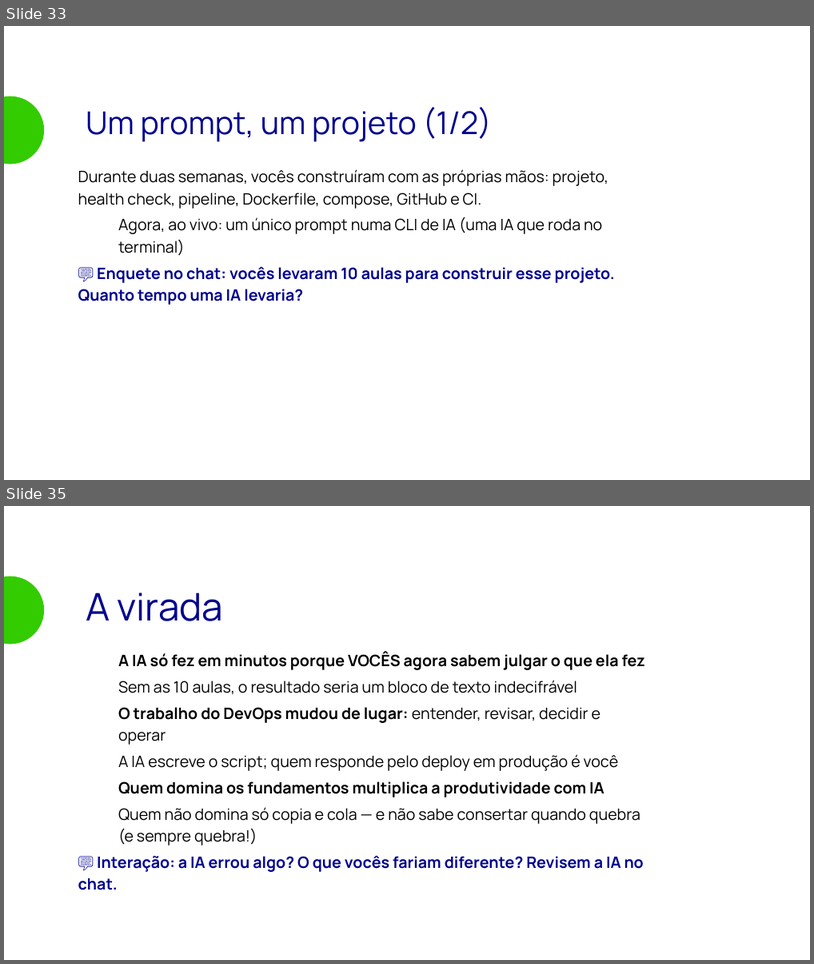
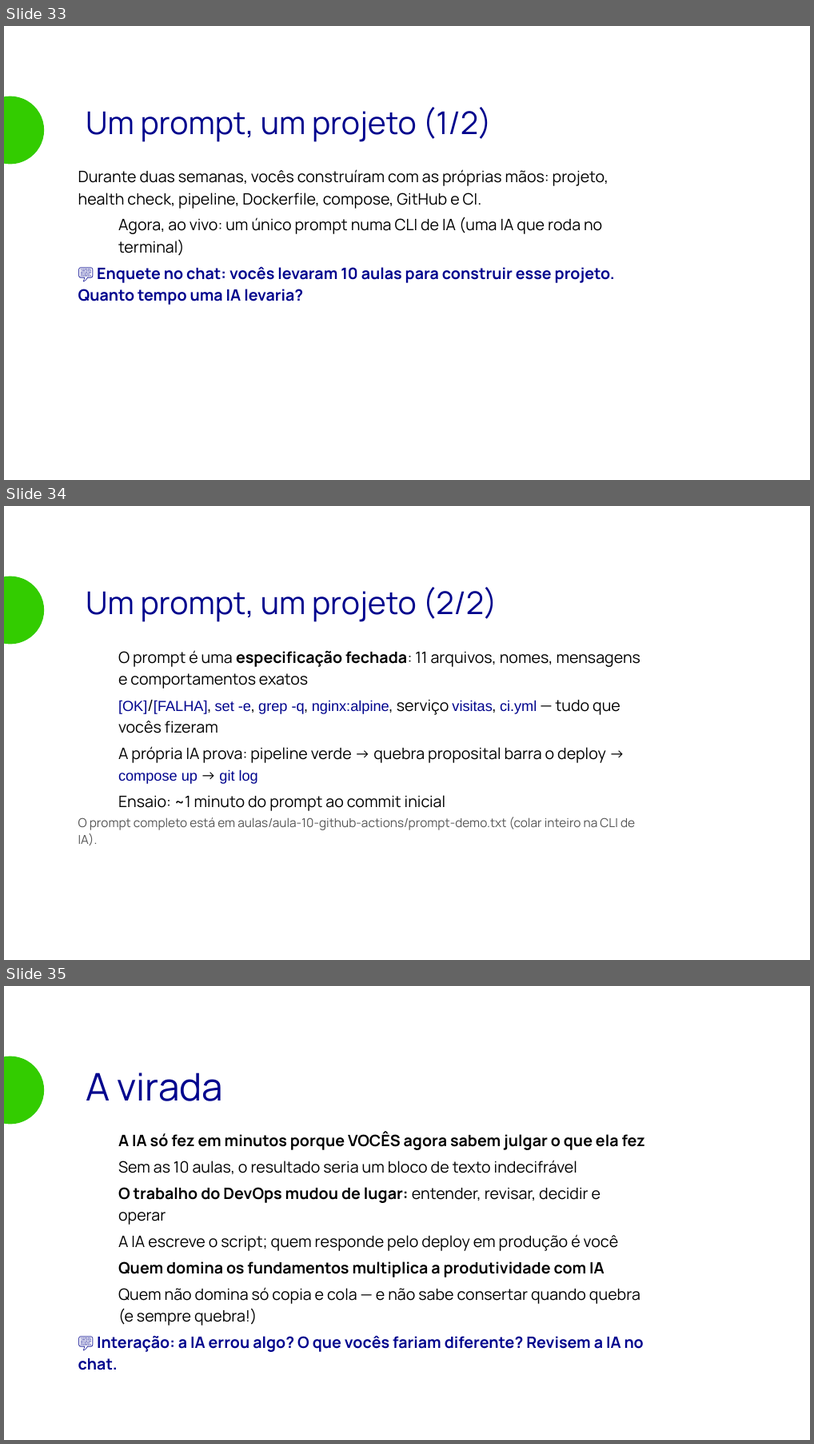
Before and after one commit to matera-vrn/bootcamp-devops-2026, a slide deck: aulas/aula-10-github-actions/slides/aula-10.odp. Shown one above the other, each under a label of ours: slides 33 and 35 before the commit, slides 33, 34 and 35 after it; the slides between them are not shown. The pictures are 814x964 and 814x1444 pixels, drawn with LibreOffice and Linux fonts; fonts in the diff are those of the drawing; background and template pictures are left out. Boxes give left, top, right and bottom in pixels: in the first picture for what was removed or moved away, otherwise in the second. Text is boxed around its words. In the diff, an @@ line names an element or a change of style, - is before the commit and + after.

```diff
--- a/aulas/aula-10-github-actions/slides/aula-10.odp
+++ b/aulas/aula-10-github-actions/slides/aula-10.odp
@@ slide 34 added at (4, 506, 810, 960), background picture (left out) @@
@@ ellipse added at (4, 576, 44, 644), fill #33CC00 @@
@@ text added at (86, 587, 498, 622), 28 pt, text #00048D @@
+Um prompt, um projeto (2/2)
@@ text added at (118, 650, 641, 811), 14 pt, text #000000 @@
+● O prompt é uma especificação fechada: 11 arquivos, nomes, mensagens e comportamentos exatos
+● [OK]/[FALHA], set -e, grep -q, nginx:alpine, serviço visitas, ci.yml — tudo que vocês fizeram
+● A própria IA prova: pipeline verde → quebra proposital barra o deploy → compose up → git log
+● Ensaio: ~1 minuto do prompt ao commit inicial
@@ text added at (78, 816, 635, 845), 11 pt, text #555555 @@
+O prompt completo está em aulas/aula-10-github-actions/prompt-demo.txt (colar inteiro na CLI de IA).
```
Also in this commit, not shown: 1 slide removed, 3 other files.
